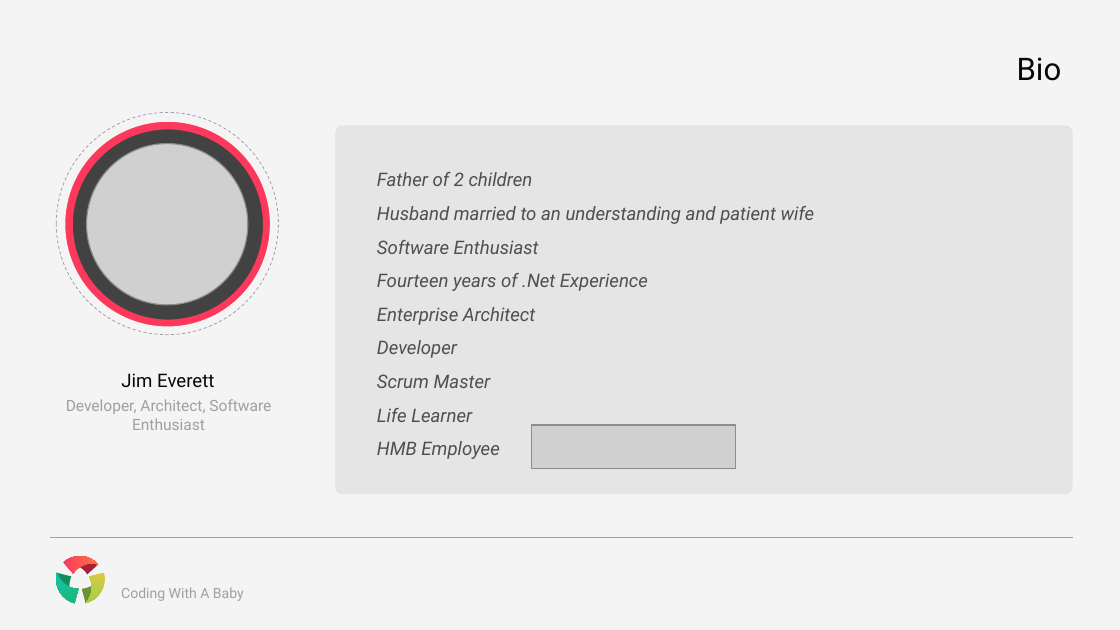
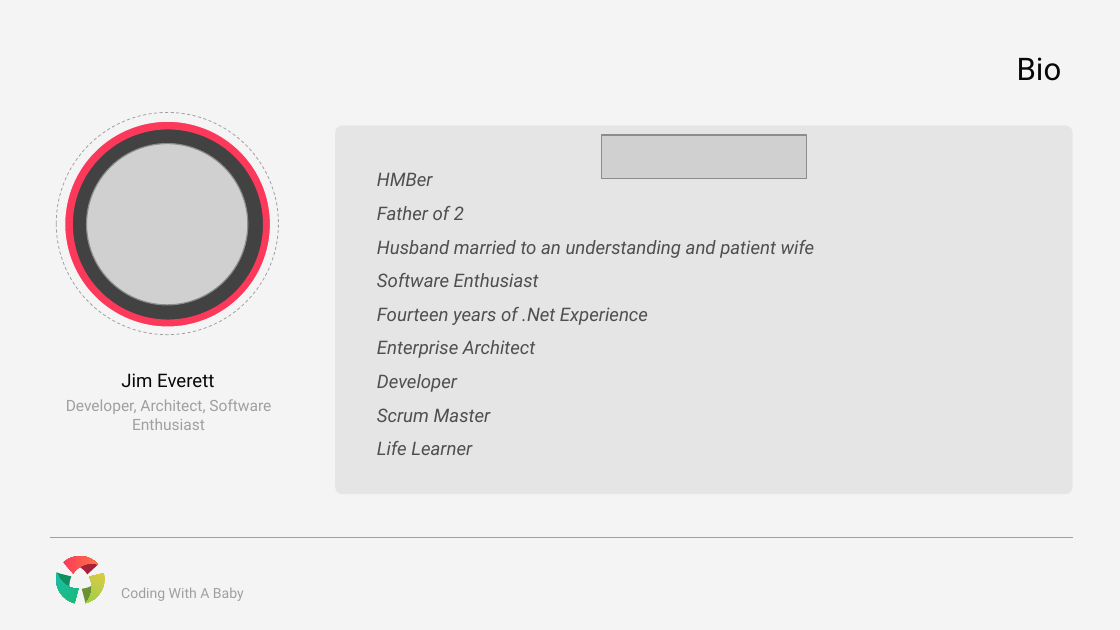
Before and after one commit to CognitiveBurden/CodingWithABaby, a slide deck: slide 10 of CodingWithABaby.pptx. Drawn at 1120x630 pixels with LibreOffice and Linux fonts; fonts in the diff are those of the drawing; grey boxes stand for pictures. Boxes give left, top, right and bottom in pixels: in the first picture for what was removed or moved away, otherwise in the second. Text is boxed around its words. In the diff, an @@ line names an element or a change of style, - is before the commit and + after.

```diff
--- a/CodingWithABaby.pptx
+++ b/CodingWithABaby.pptx
@@ picture added at (601, 136, 806, 179) @@
@@ text at (377, 173, 464, 220): text changed @@
-Father of 2 children
+HMBer
+Father of 2
@@ text at (377, 441, 499, 459): paragraph removed @@
-HMB Employee
@@ picture removed at (531, 426, 736, 469) @@
```
Also in this commit, not shown: 1 other file.
